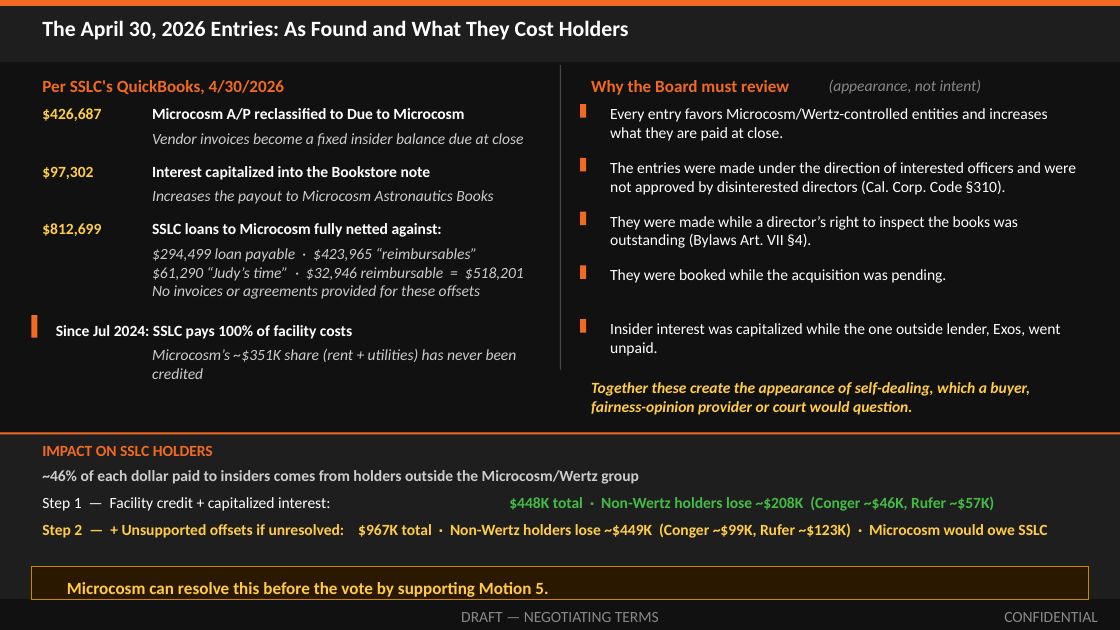
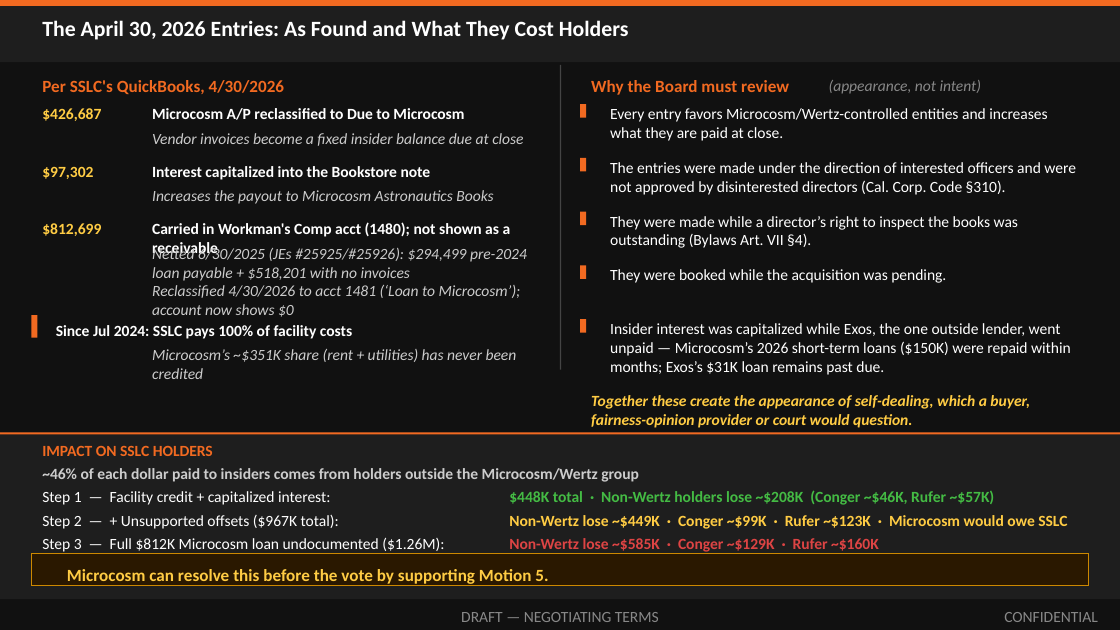
Before and after one commit to ExosAerospace/workspace, a slide deck: slide 5 of drafts/Exos_SSLC_Board_Offer_Overview_2026-10-10_r2.pptx. Drawn at 1120x630 pixels with LibreOffice and Linux fonts; fonts in the diff are those of the drawing. Boxes give left, top, right and bottom in pixels: in the first picture for what was removed or moved away, otherwise in the second. Text is boxed around its words. In the diff, an @@ line names an element or a change of style, - is before the commit and + after.

Commit message:
SSLC batch 6: K 1480-account disclosure + Step 3 + Q14
Slide 5:
- $812,699: rewritten — Workman's Comp acct (1480), not shown as
  receivable; netted 6/30/2025 (JEs #25925/#25926); reclassified
  4/30/2026 to 1481 which now shows $0
- Right panel Exos bullet: adds Microcosm 2026 repayment contrast
  (Microcosm repaid $154K within months; Exos $31K past due)
- Step 3 added: full $812K undocumented => $1.26M; non-Wertz ~$585K;
  Conger ~$129K; Rufer ~$160K

Slide 6:
- Impact band Step 3: Per 1% -$15.4K; Conger -$128.7K

Diligence DOCX+PDF:
- Q14 added: 1480 account rationale, 2019-23 transfers, JE approvals

Rebuild: 16pp deck, 24pp package
MC #2414 v24/v19/v14 + diligence v1

```diff
--- a/drafts/Exos_SSLC_Board_Offer_Overview_2026-10-10_r2.pptx
+++ b/drafts/Exos_SSLC_Board_Offer_Overview_2026-10-10_r2.pptx
@@ text at [152, 222, 511, 237]: text changed @@
-SSLC loans to Microcosm fully netted against:
+Carried in Workman's Comp acct (1480); not shown as a receivable
@@ text at [152, 246, 527, 315]: text changed @@
-$294,499 loan payable · $423,965 “reimbursables”
-$61,290 “Judy’s time” · $32,946 reimbursable = $518,201
-No invoices or agreements provided for these offsets
+Netted 6/30/2025 (JEs #25925/#25926): $294,499 pre-2024 loan payable + $518,201 with no invoices
+Reclassified 4/30/2026 to acct 1481 (‘Loan to Microcosm’); account now shows $0
@@ text at [610, 323, 1071, 375]: text changed @@
-Insider interest was capitalized while the one outside lender, Exos, went unpaid.
+Insider interest was capitalized while Exos, the one outside lender, went unpaid — Microcosm’s 2026 short-term loans ($150K) were repaid within months; Exos’s $31K loan remains past due.
@@ text "Together these create the appearance ...": place and size @@
-text "Together these create the appearance ..." at [591, 382, 1030, 415]
+text "Together these create the appearance ..." at [591, 395, 1030, 428]
@@ text "Step 1 — Facility credit ...": place and size @@
-text "Step 1 — Facility credit ..." at [42, 497, 330, 511]
+text "Step 1 — Facility credit ..." at [42, 491, 330, 505]
@@ text "$448K total · Non-Wertz holders ...": place and size @@
-text "$448K total · Non-Wertz holders ..." at [509, 496, 995, 511]
+text "$448K total · Non-Wertz holders ..." at [509, 490, 995, 505]
@@ text at [42, 515, 339, 529]: text changed; text colour #FFCC44 to #FFFFFF; bold off @@
-Step 2 — + Unsupported offsets if unresolved: $967K total · Non-Wertz holders lose ~$449K (Conger ~$99K, Rufer ~$123K) · Microcosm would owe SSLC
+Step 2 — + Unsupported offsets ($967K total):
@@ text added at [42, 538, 444, 554], 10 pt, text #FFFFFF @@
+Step 3 — Full $812K Microcosm loan undocumented ($1.26M):
@@ text added at [509, 515, 1067, 529], 10 pt, text #FFCC44, bold @@
+Non-Wertz lose ~$449K · Conger ~$99K · Rufer ~$123K · Microcosm would owe SSLC
@@ text added at [509, 538, 879, 554], 10 pt, text #DD4444, bold @@
+Non-Wertz lose ~$585K · Conger ~$129K · Rufer ~$160K
@@ rectangle: place and size @@
-rectangle at [31, 567, 1089, 599]
+rectangle at [31, 553, 1089, 586]
@@ text "Microcosm can resolve this before ...": place and size @@
-text "Microcosm can resolve this before ..." at [67, 582, 548, 600]
+text "Microcosm can resolve this before ..." at [67, 569, 548, 586]
```
Also in this commit, not shown: 1 other slide changed, 4 other files.
